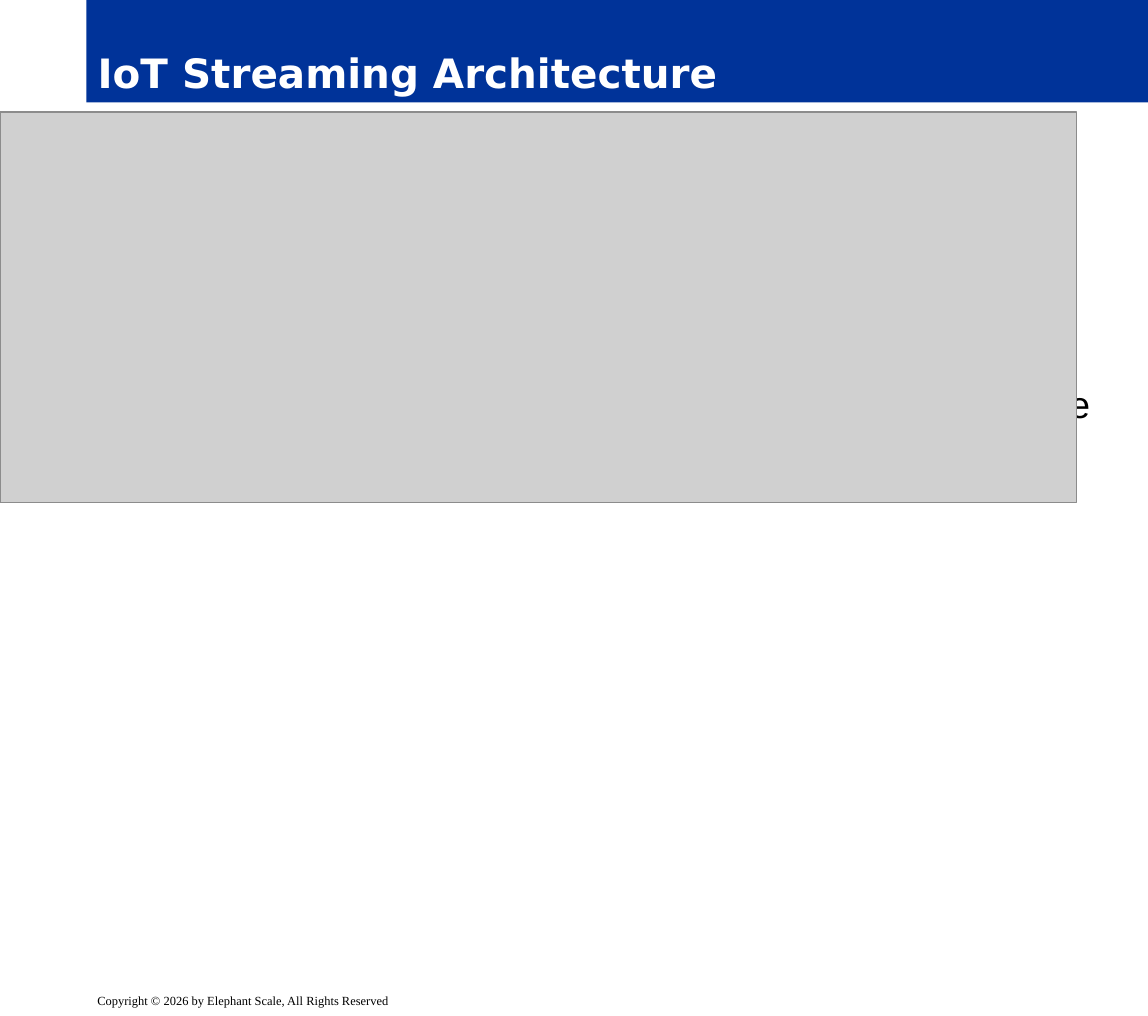
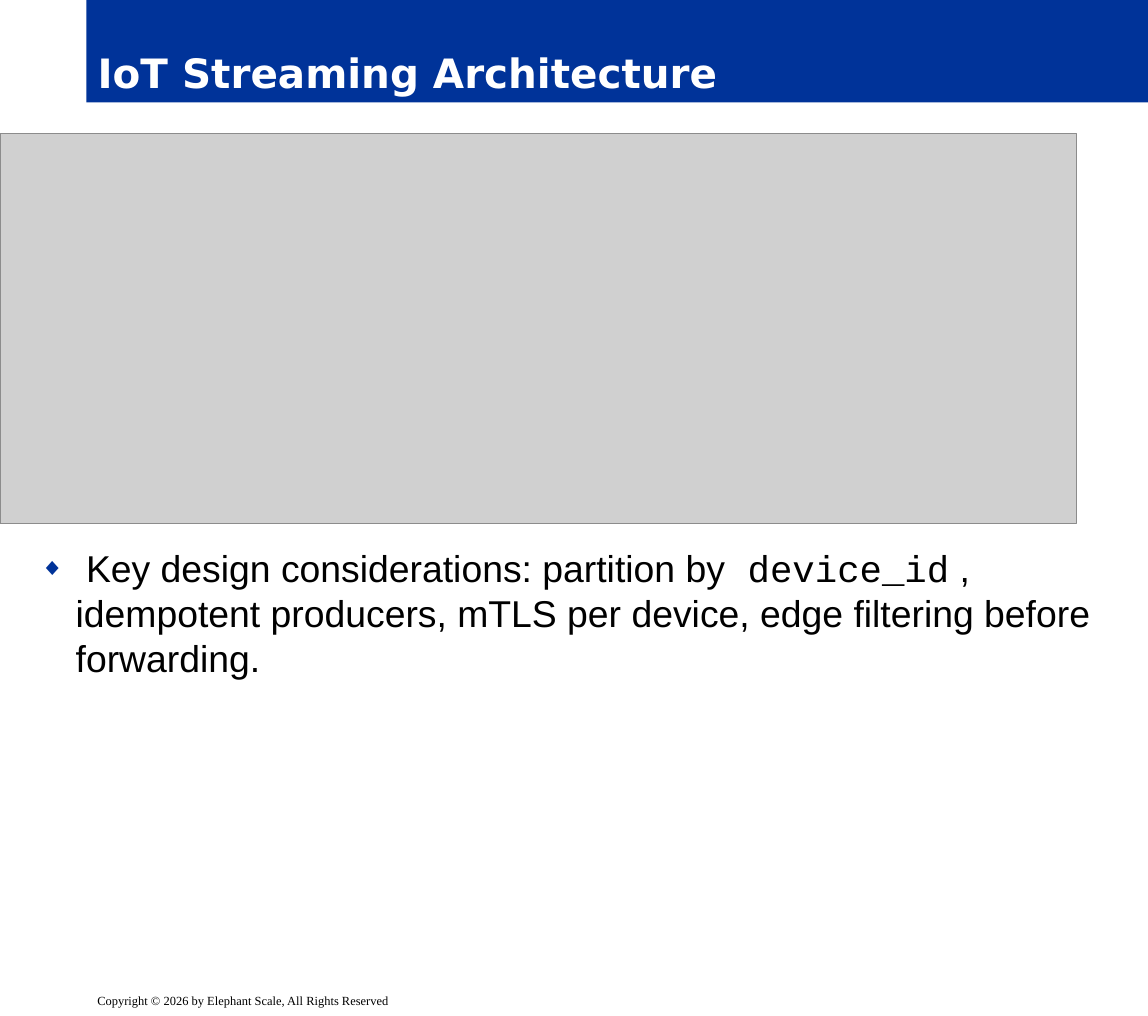
Before and after one commit to elephantscale/Advanced-Kafka-Streaming, a slide deck: slide 8 of slides/release/06__module6.pptx. Drawn at 1148x1016 pixels with LibreOffice and Linux fonts; fonts in the diff are those of the drawing; grey boxes stand for pictures; background and template pictures are left out. Boxes give left, top, right and bottom in pixels: in the first picture for what was removed or moved away, otherwise in the second. Text is boxed around its words. In the diff, an @@ line names an element or a change of style, - is before the commit and + after.

```diff
--- a/slides/release/06__module6.pptx
+++ b/slides/release/06__module6.pptx
@@ picture: place and size @@
-picture at <box>0,112,1076,503</box>
+picture at <box>0,133,1076,524</box>
@@ text "Key design considerations: partition by ..." rewrapped from <box>984,389,1090,426</box> to <box>76,555,1090,679</box> @@
```
Also in this commit, not shown: 12 other slides changed, 3 slides added.
